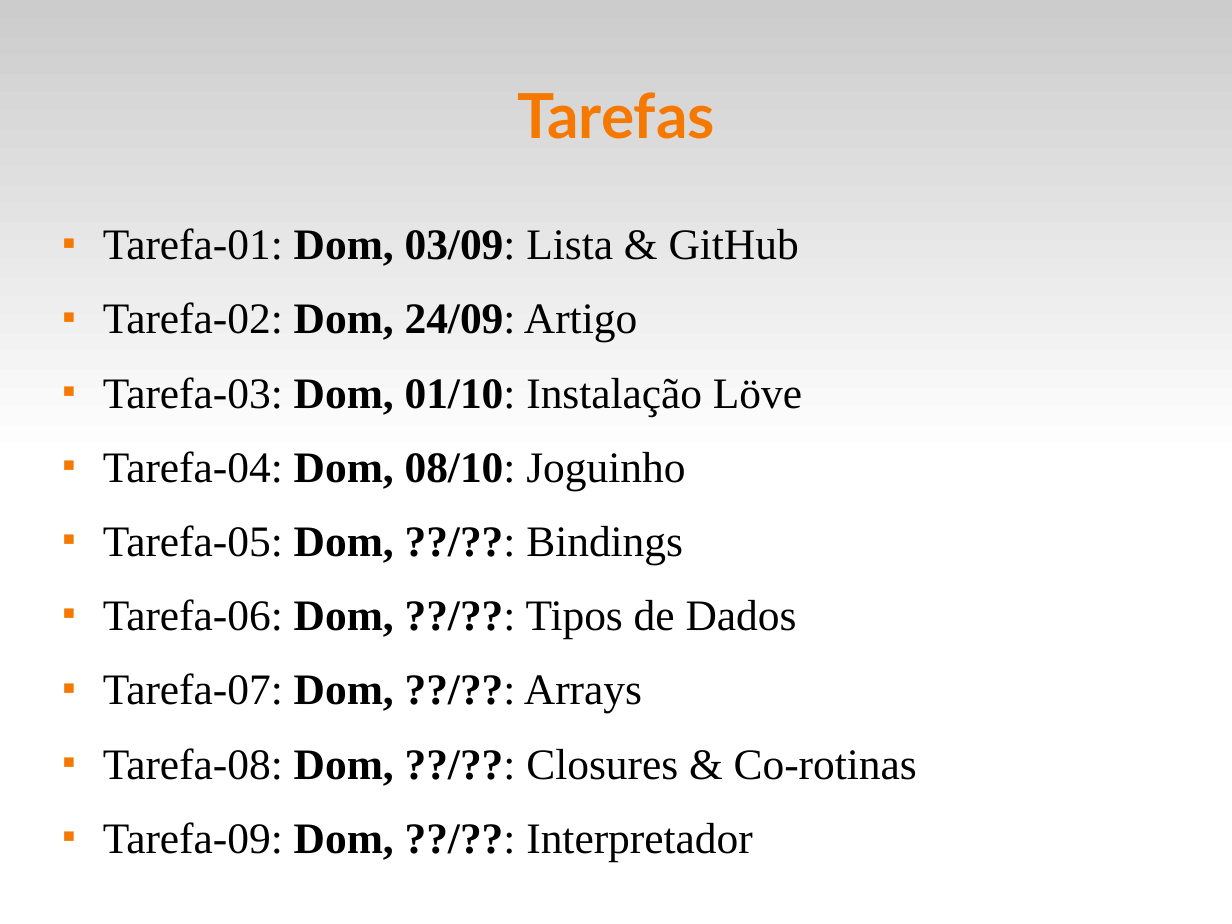
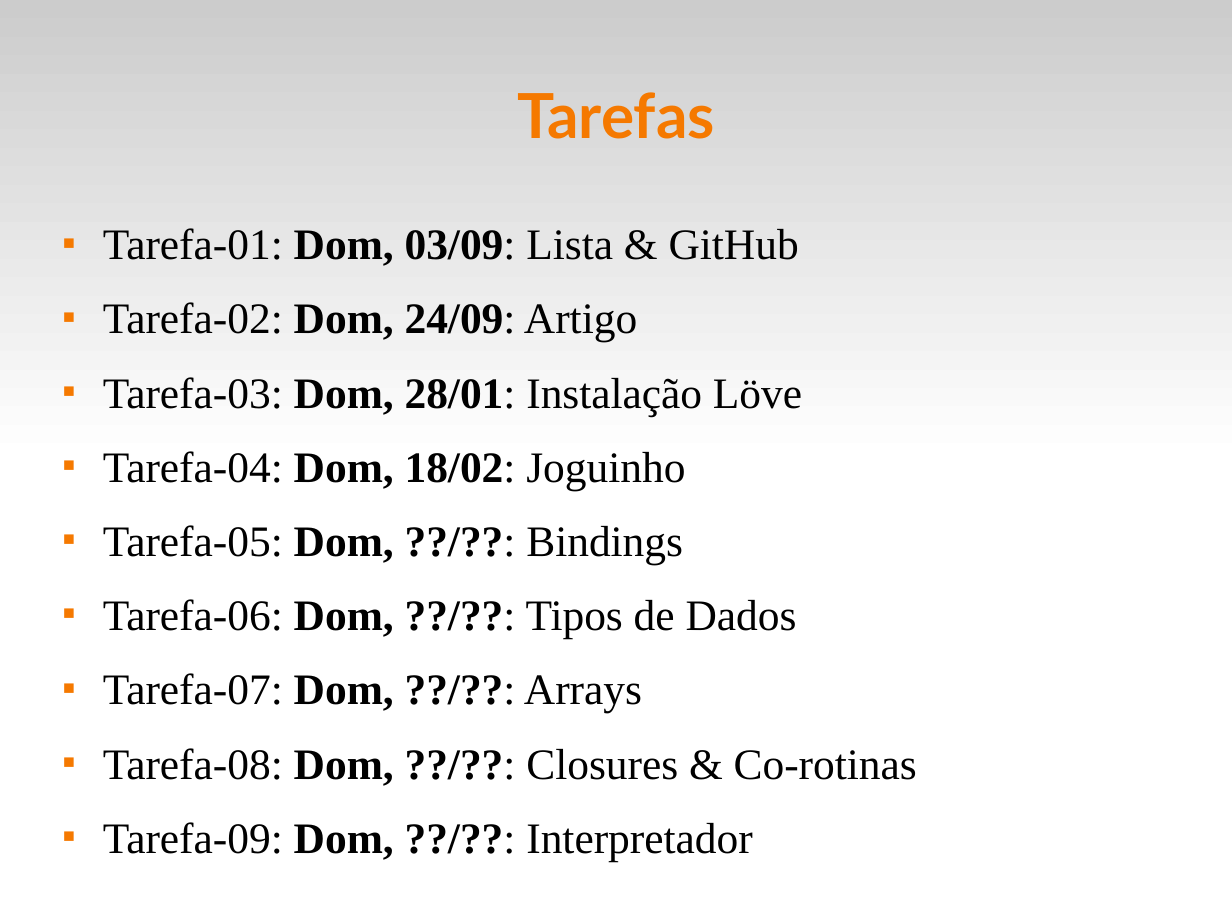
Before and after one commit to fsantanna-uerj/EDL, a slide deck: slide 4 of slides/edl-00.odp. Drawn at 1232x924 pixels with LibreOffice and Linux fonts; fonts in the diff are those of the drawing. Boxes give left, top, right and bottom in pixels: in the first picture for what was removed or moved away, otherwise in the second. Text is boxed around its words. In the diff, an @@ line names an element or a change of style, - is before the commit and + after.

Commit message:
(>) slides

```diff
--- a/slides/edl-00.odp
+++ b/slides/edl-00.odp
@@ text at (103,377,802,491): text changed @@
-■ Tarefa-03: Dom, 01/10: Instalação Löve
-■ Tarefa-04: Dom, 08/10: Joguinho
+■ Tarefa-03: Dom, 28/01: Instalação Löve
+■ Tarefa-04: Dom, 18/02: Joguinho
```
Also in this commit, not shown: 7 other slides changed, 5 other files.
